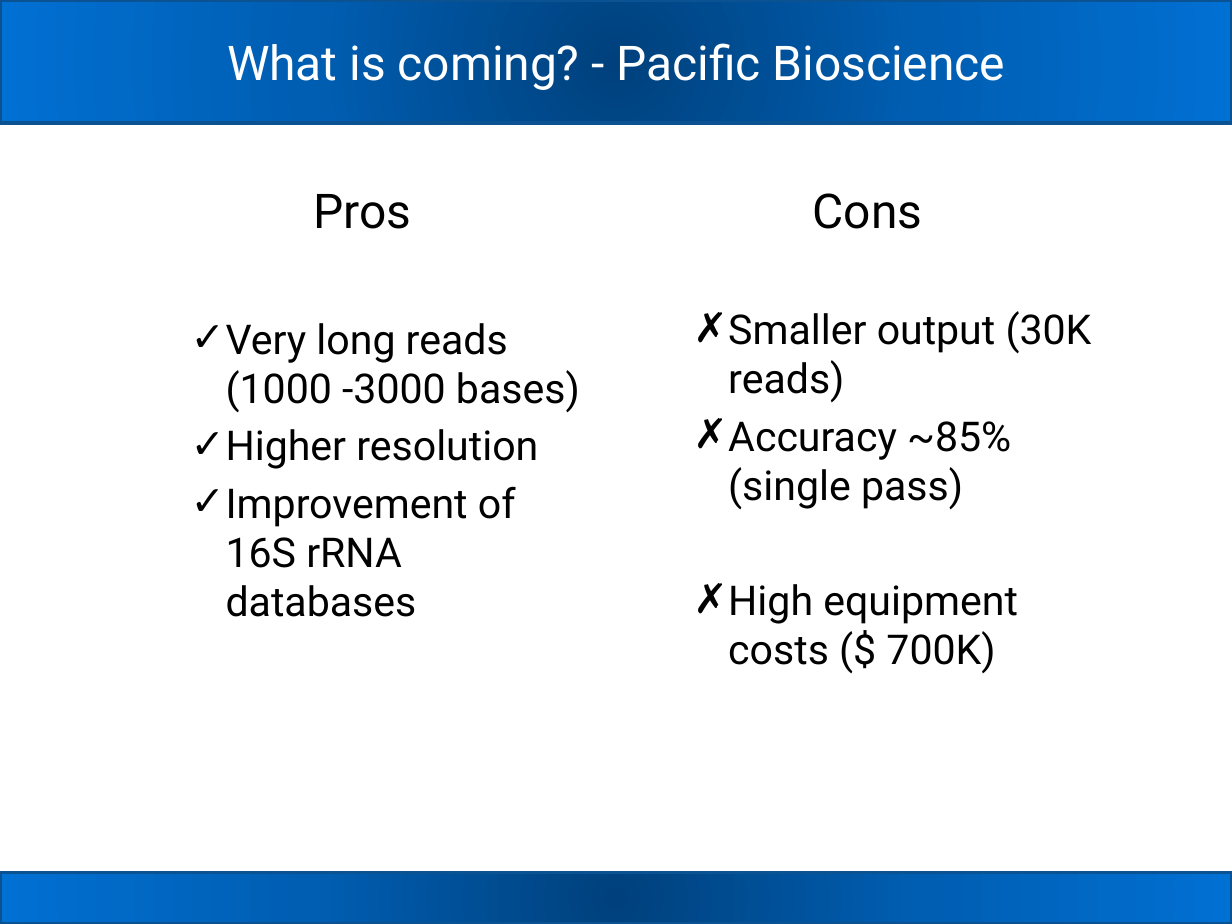
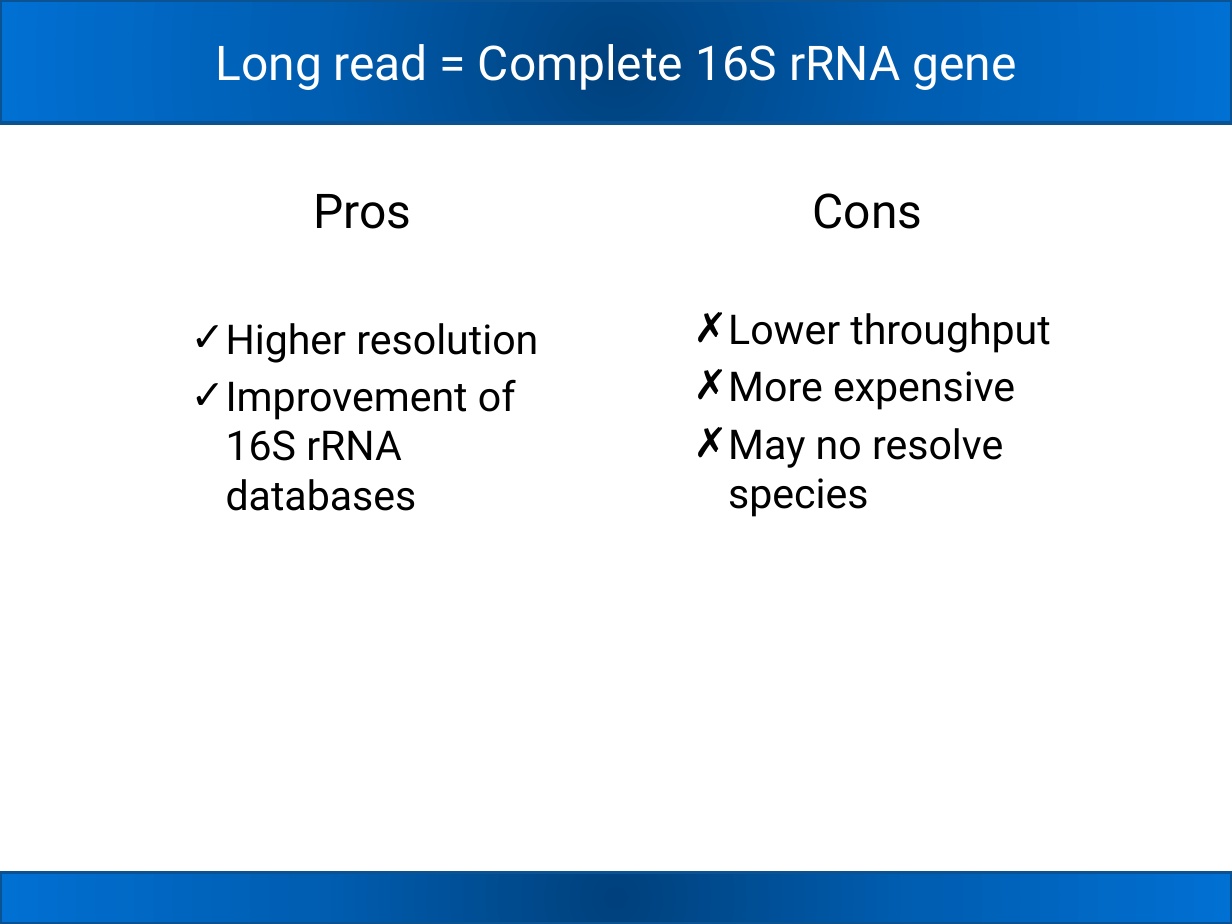
Before and after one commit to carden24/2018_Taller_Genomica_ambiental, a slide deck: slide 32 of W2_16S_analysis.pptx (slide 26 before the commit). Drawn at 1232x924 pixels with LibreOffice and Linux fonts; fonts in the diff are those of the drawing. Boxes give left, top, right and bottom in pixels: in the first picture for what was removed or moved away, otherwise in the second. Text is boxed around its words. In the diff, an @@ line names an element or a change of style, - is before the commit and + after.

```diff
--- a/W2_16S_analysis.pptx
+++ b/W2_16S_analysis.pptx
@@ title at <box>216,44,1017,90</box>: text changed @@
-What is coming? - Pacific Bioscience
+Long read = Complete 16S rRNA gene
@@ text at <box>226,323,580,412</box>: paragraph removed @@
-  ✓ Very long reads (1000 -3000 bases)
@@ text at <box>728,313,1050,517</box>: text changed @@
-  ✗ Smaller output (30K reads)
-  ✗ Accuracy ~85% (single pass)
-  ✗ High equipment costs ($ 700K)
+  ✗ Lower throughput
+  ✗ More expensive
+  ✗ May no resolve species
```
Also in this commit, not shown: 2 other slides changed, 5 slides added, 6 slides removed, 10 other files.
